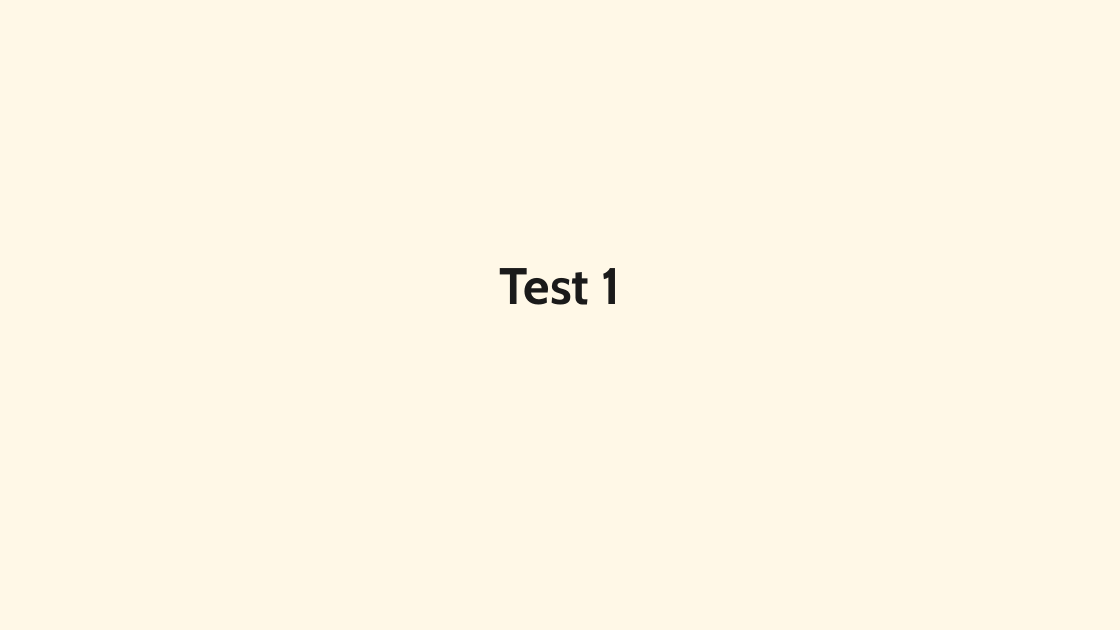
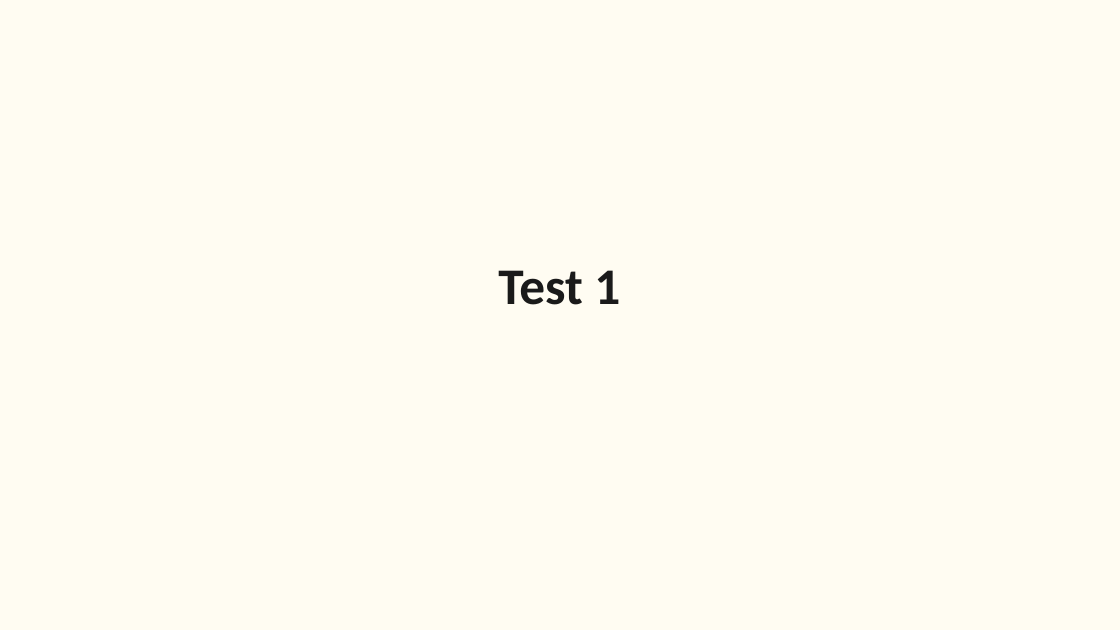
Before and after one commit to LittleMonkeyLab/PS52007Dslides, a slide deck: slide 2 of _resources/templates/pptx/PS52007D.pptx. Drawn at 1120x630 pixels with LibreOffice and Linux fonts; fonts in the diff are those of the drawing; background and template pictures are left out. Boxes give left, top, right and bottom in pixels: in the first picture for what was removed or moved away, otherwise in the second. Text is boxed around its words. In the diff, an @@ line names an element or a change of style, - is before the commit and + after.

```diff
--- a/_resources/templates/pptx/PS52007D.pptx
+++ b/_resources/templates/pptx/PS52007D.pptx
@@ background #FFF8E7 to #FFFCF2 @@
@@ title "Test 1" at [498,270,620,305]: font Cabin to Calibri @@
```
Also in this commit, not shown: 5 other slides changed, 1 slide removed, 14 other files.
